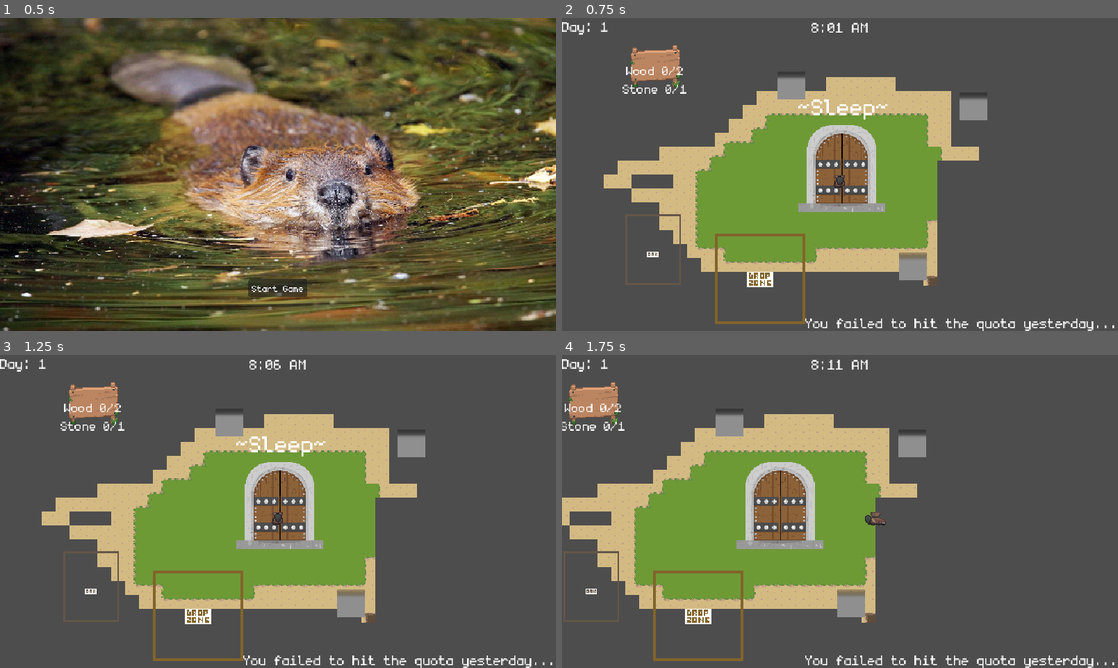
Above: before the commit, frames 1-4 (two rows, left to right).
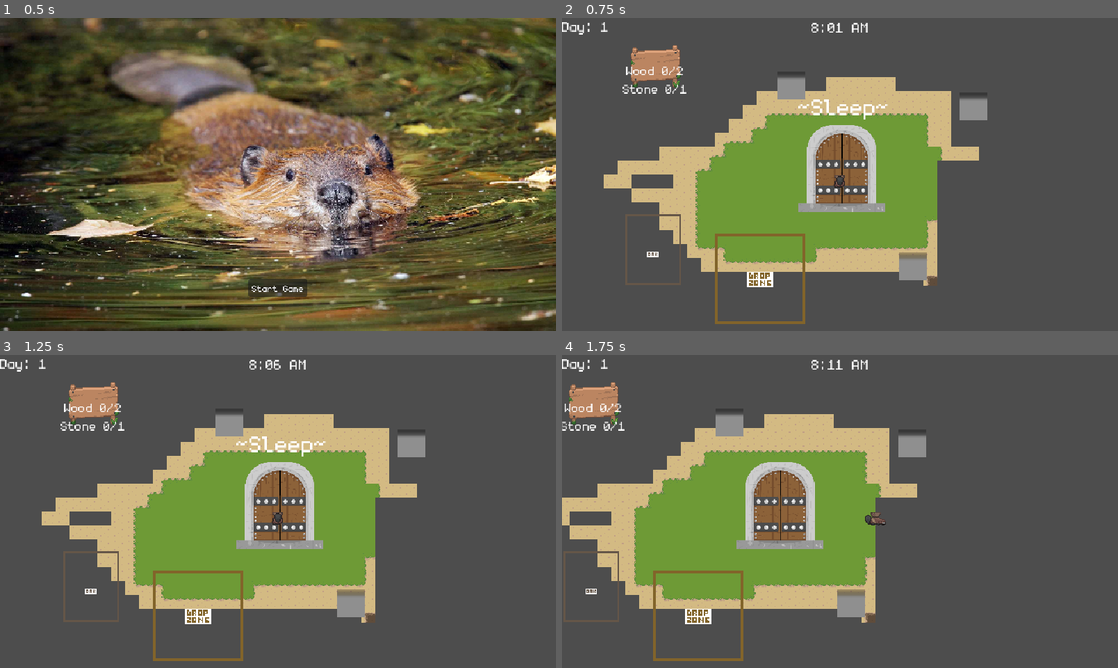
Above: after the commit, the same moments.

Repository: Juniper19/beaver-game
Game: Godot game, scene res://menu/main_menu.tscn
Two runs of this game, one before a commit and one after it. Both use one fixed random seed, a clock stepped at 60 frames per second and the inputs below. The engine's default icon, where the game draws it, is replaced by a stand-in: a white triangle on a blue panel in a dark square.
Inputs:
- Up to frame 1 (0.5 s): no input
- Up to frame 2 (0.75 s): click "Start Game" at 0.5 s
- Up to frame 3 (1.25 s): no input
- Up to frame 4 (1.75 s): tap Enter (ui_accept) at 1.25, 1.52 s; hold D (move_right) from 1.28 s (still down); hold Q (drop_item) from 1.28 s (still down)

Frame 1 is identical in both runs. In frame 2, 0.6% of the frame differs, in the area x 43-100%, y 96-100%; in frame 3, 0.6%; in frame 4, 0.6%.

Commit message:
You can't fail quota on first day now

Diff:
--- a/global/global_stats.gd
+++ b/global/global_stats.gd
@@ -9,6 +9,7 @@
 var wood_gather_rate = 1
 var day_number: int = 0
 var current_season: String = ""
+var DayOne: bool = true
 
 ## Upgradable Stats
 var rock_min_damage: float = 0
--- a/global/scene_manager.gd
+++ b/global/scene_manager.gd
@@ -37,4 +37,6 @@
 	current_scene = get_tree().current_scene
 
 	if target_scene == Scene.INSIDE_DAM:
+		if GlobalStats.DayOne == true:
+			GlobalStats.DayOne=false
 		AudioManager.stopMusic1()
--- a/interactables/QuotaBoard/quota_board.gd
+++ b/interactables/QuotaBoard/quota_board.gd
@@ -3,6 +3,7 @@
 const WorldScript = preload("res://Day and night/day_night_manager.gd")
 var global_stats: Node = null
 var world: Node = null
+var failed_quota: bool = false
 
 @onready var vbox: VBoxContainer = $InteractionArea/BoardUI/PanelContainer/VBoxContainer
 #CHANGE THESE 3 VALUES BELOW FOR BALANCING
@@ -49,11 +50,13 @@
 	%PhysLabel3.text = "Stone " + str(GlobalStats.stone) + "/" + str(GlobalStats.ReqStone)
 	#If player failed to meet the quota the day before
 	if GlobalStats.day_number != Day:
-		var failed_quota := (
-			GlobalStats.wood < GlobalStats.ReqWood or
-			GlobalStats.mud < GlobalStats.ReqMud or
-			GlobalStats.stone < GlobalStats.ReqStone
-		)
+		if GlobalStats.DayOne == false:
+			if(
+				GlobalStats.wood < GlobalStats.ReqWood or
+				GlobalStats.mud < GlobalStats.ReqMud or
+				GlobalStats.stone < GlobalStats.ReqStone
+			):
+				failed_quota = true
 
 		if failed_quota:
 			if GlobalStats.free_quota_miss > 0:
